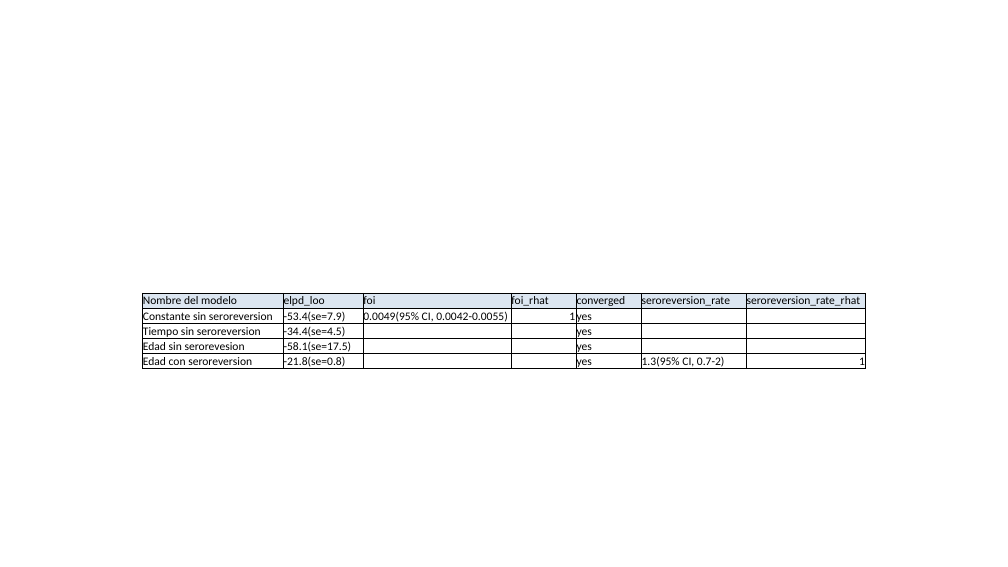
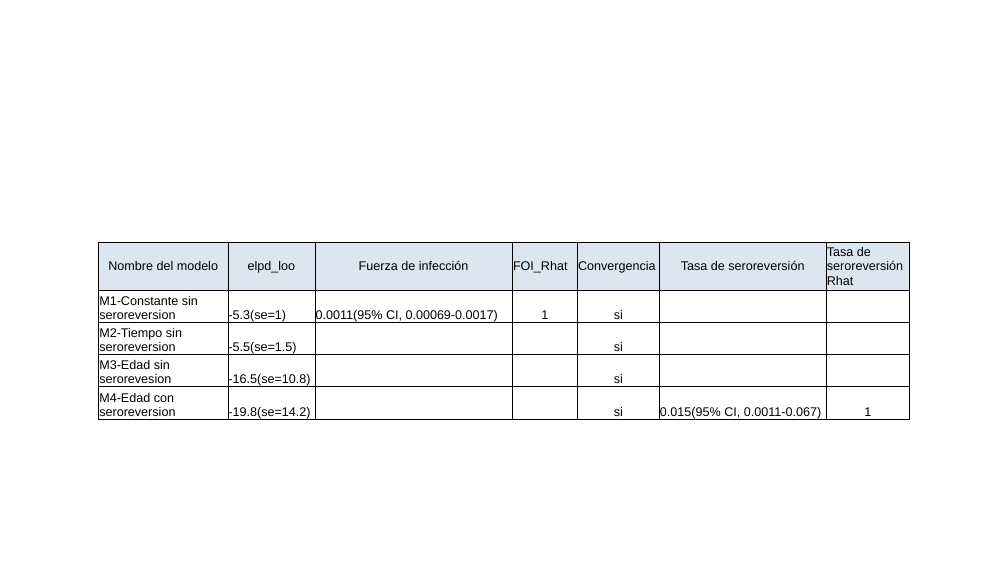
Before and after one commit to zmcucunuba/hpv_seroprevalence, a slide deck: slide 1 of SEROFOI/summary_models/BRA-017-01_HPV16.pptx. Drawn at 1008x567 pixels with LibreOffice and Linux fonts; fonts in the diff are those of the drawing. Boxes give left, top, right and bottom in pixels: in the first picture for what was removed or moved away, otherwise in the second. Text is boxed around its words. In the diff, an @@ line names an element or a change of style, - is before the commit and + after.

Commit message:
cambio de de debut sexual y nombres de ejes en español

```diff
--- a/SEROFOI/summary_models/BRA-017-01_HPV16.pptx
+++ b/SEROFOI/summary_models/BRA-017-01_HPV16.pptx
@@ table at (99,243,910,423) @@
-row 1: Nombre del modelo | elpd_loo | foi | foi_rhat | converged | seroreversion_rate | seroreversion_rate_rhat
+row 1: Nombre del modelo | elpd_loo | Fuerza de infección | FOI_Rhat | Convergencia | Tasa de seroreversión | Tasa de seroreversión Rhat
-row 2: Constante sin seroreversion | -53.4(se=7.9) | 0.0049(95% CI, 0.0042-0.0055) | 1 | yes |  | 
+row 2: M1-Constante sin seroreversion | -5.3(se=1) | 0.0011(95% CI, 0.00069-0.0017) | 1 | si |  | 
-row 3: Tiempo sin seroreversion | -34.4(se=4.5) |  |  | yes |  | 
+row 3: M2-Tiempo sin seroreversion | -5.5(se=1.5) |  |  | si |  | 
-row 4: Edad sin serorevesion | -58.1(se=17.5) |  |  | yes |  | 
+row 4: M3-Edad sin serorevesion | -16.5(se=10.8) |  |  | si |  | 
-row 5: Edad con seroreversion | -21.8(se=0.8) |  |  | yes | 1.3(95% CI, 0.7-2) | 1
+row 5: M4-Edad con seroreversion | -19.8(se=14.2) |  |  | si | 0.015(95% CI, 0.0011-0.067) | 1
@@ size 11 to 12 pt, font Calibri to Arial in "Nombre del modelo", "elpd_loo", "1", "1" @@
@@ alignment left to centre @@
@@ alignment right to centre @@
@@ borders changed @@
@@ table: place and size @@
-table at (142,293,866,371)
+table at (99,243,910,423)
```
Also in this commit, not shown: 36 other files.
